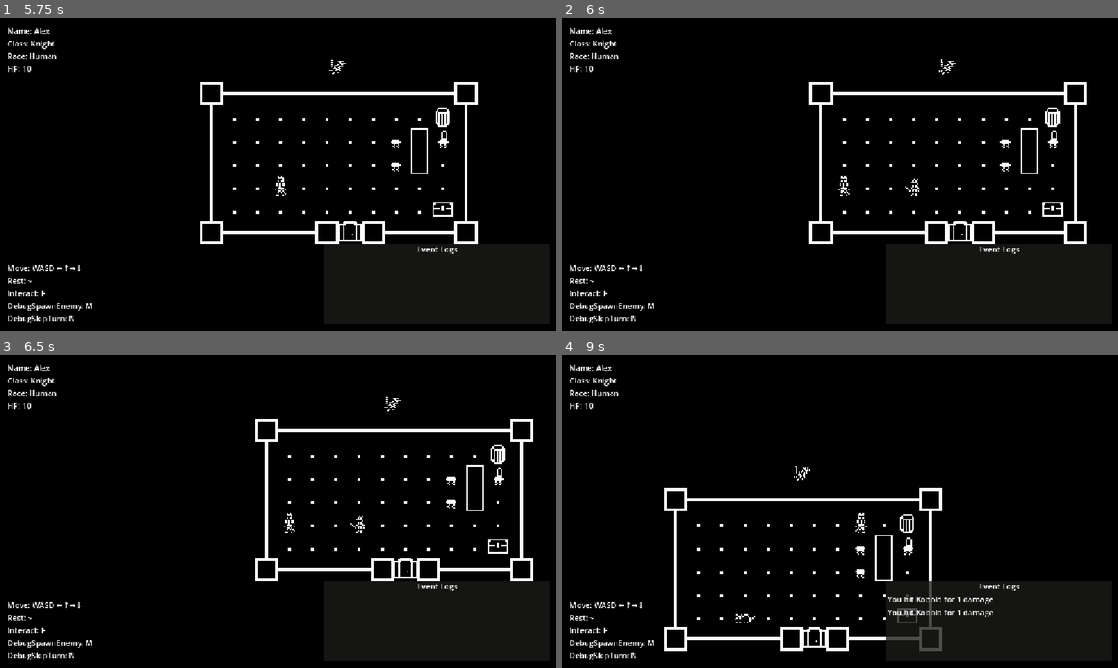
Above: before the commit, frames 1-4 (two rows, left to right).
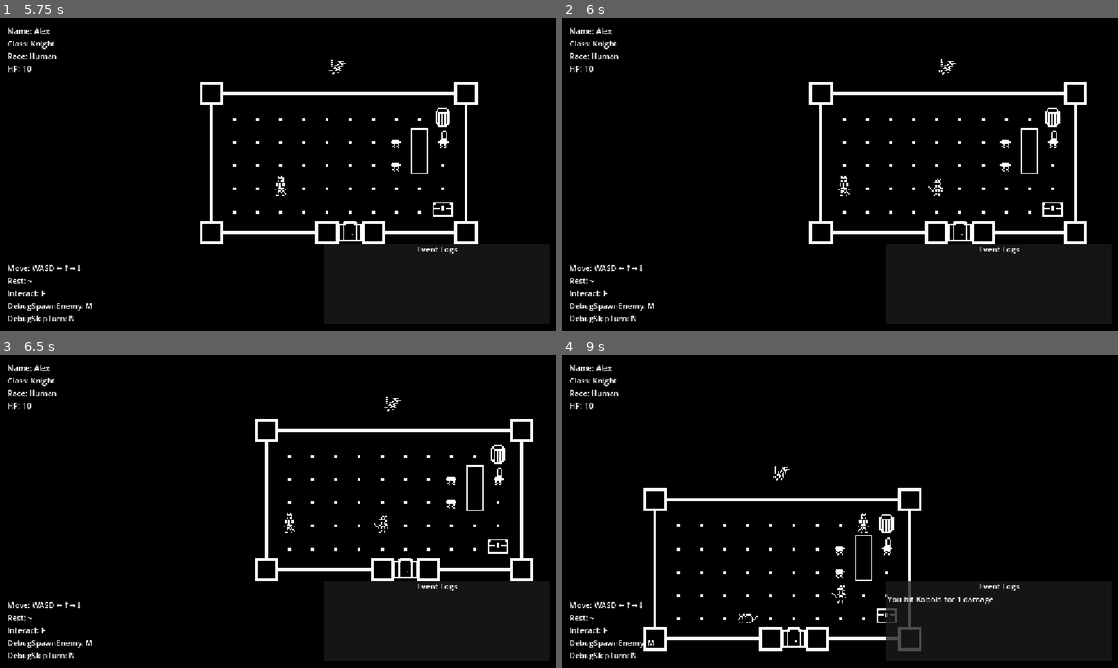
Above: after the commit, the same moments.

Repository: JohnScuzzman/Gnoll-Pointer-Godot-Game
Game: Godot game, scene res://level/main_menu.tscn
The game is run twice, just before and just after one commit, with the same random seed, the same clock (stepped at 60 frames per second) and the same inputs.
Inputs (mouse positions are in pixels of both pictures, inside the frame that each line leads up to):
- Up to frame 1 (5.75 s): click (278, 174) at 0.52 s; type "Alex" at 0.6 s; click "Start Game" at 1.25 s; hold D (right) 2.03-2.78 s; hold F (interact) 2.03-2.78 s; hold S (down) 2.78-3.53 s; tap ` (rest) at 2.85 s; hold D (right) 3.53-4.28 s; hold M (spawn) 3.53-4.28 s; tap Enter at 4.25 s; hold W (up) 4.28-5.03 s; tap F (interact) at 4.35 s; tap Space at 5 s; hold A (left) from 5.03 s (still down); hold ` (rest) from 5.03 s (still down)
- Up to frame 2 (6 s): keep holding A (left); release ` (rest) at 5.78 s; tap M (spawn) at 5.85 s
- Up to frame 3 (6.5 s): keep holding A (left)
- Up to frame 4 (9 s): release A (left) at 6.53 s; hold S (down) 6.53-7.28 s; hold F (interact) 6.53-7.28 s; tap Enter at 7.25 s; hold D (right) 7.28-8.03 s; tap ` (rest) at 7.35 s; hold W (up) 8.03-8.78 s; hold M (spawn) 8.03-8.78 s; hold D (right) from 8.78 s (still down); tap F (interact) at 8.85 s

Frame 1 is identical in both runs. In frame 2, less than 0.1% of the frame differs, in the area x 61-69%, y 51-57%; in frame 3, less than 0.1%; in frame 4, 3.5%, in the area x 14-78%, y 35-95%.

Commit message:
Allowed multiple tile sets to be part of astar

Diff:
--- a/level/game_level.gd
+++ b/level/game_level.gd
@@ -3,7 +3,7 @@
 @export var turn_cooldown : float = 0.1
 @export var user_interface: CanvasLayer
 @export var main_camera: Camera2D
-@export var tile_map_layer: TileMapLayer
+@export var tile_map_layer_floor: TileMapLayer
 
 @onready var turn_timer = $TurnTimer
 
@@ -53,16 +53,16 @@
 	initialize_astar()
 
 func initialize_astar() -> void:
-	var rect = tile_map_layer.get_used_rect()
-	astar.region = rect
-	astar.cell_size = tile_map_layer.tile_set.tile_size
+	astar.region = tile_map_layer_floor.get_used_rect()
+	astar.cell_size = Vector2(GlobalVariable.tile_size, GlobalVariable.tile_size)
 	astar.diagonal_mode = AStarGrid2D.DIAGONAL_MODE_NEVER
 	astar.update()
 
-	for cell in tile_map_layer.get_used_cells():
-		var tile_data = tile_map_layer.get_cell_tile_data(cell)
-		if tile_data and tile_data.get_collision_polygons_count(0) > 0:
-			astar.set_point_solid(cell, true)
+	for layer in find_children("", "TileMapLayer", true, false):
+		for cell in layer.get_used_cells():
+			var tile_data = layer.get_cell_tile_data(cell)
+			if tile_data and tile_data.get_collision_polygons_count(0) > 0:
+				astar.set_point_solid(cell, true)
 
 func update_ui():
 		user_interface.get_node("DebugLabel").text = "Name: " + str(player.stats.name) + "\n" + \
--- a/level/game_level.tscn
+++ b/level/game_level.tscn
@@ -17,11 +17,11 @@
 [sub_resource type="RectangleShape2D" id="RectangleShape2D_pw7k6"]
 size = Vector2(709, 431.5)
 
-[node name="GameLevel" type="Node2D" unique_id=379133356 node_paths=PackedStringArray("user_interface", "main_camera", "tile_map_layer")]
+[node name="GameLevel" type="Node2D" unique_id=379133356 node_paths=PackedStringArray("user_interface", "main_camera", "tile_map_layer_floor")]
 script = ExtResource("1_komg3")
 user_interface = NodePath("UserInterface")
 main_camera = NodePath("Camera2D")
-tile_map_layer = NodePath("Avia\'s Customs")
+tile_map_layer_floor = NodePath("Avia")
 
 [node name="Avia\'s Customs" type="TileMapLayer" parent="." unique_id=751716932]
 z_index = -5
